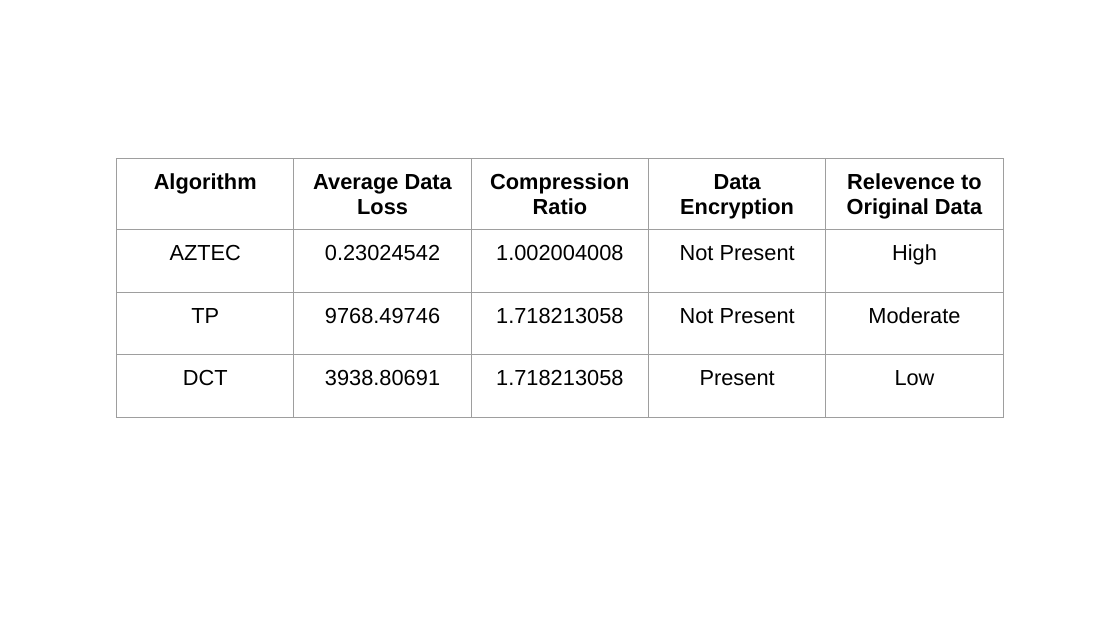
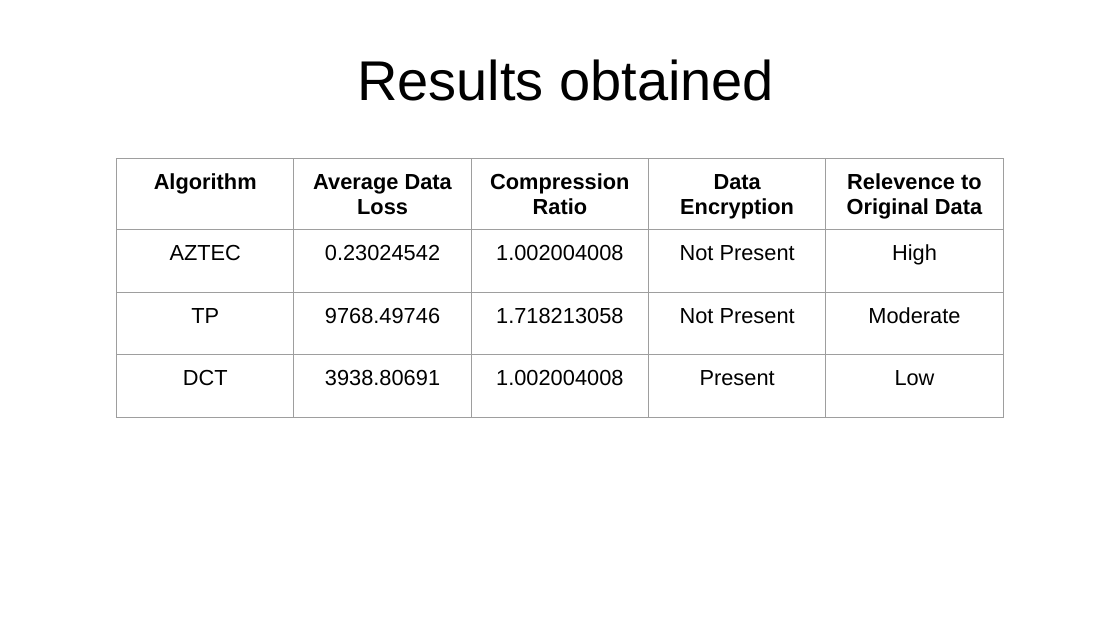
Before and after one commit to shashank-simha/ECG-Compression, a slide deck: slide 8 of Figures/Mini Project.pptx. Drawn at 1120x630 pixels with LibreOffice and Linux fonts; fonts in the diff are those of the drawing. Boxes give left, top, right and bottom in pixels: in the first picture for what was removed or moved away, otherwise in the second. Text is boxed around its words. In the diff, an @@ line names an element or a change of style, - is before the commit and + after.

Commit message:
Update ppt

```diff
--- a/Figures/Mini Project.pptx
+++ b/Figures/Mini Project.pptx
@@ text added at bbox=[357, 59, 774, 101], 36 pt, text #000000 @@
+Results obtained
@@ table at bbox=[116, 159, 1001, 526] @@
-row 4, column 3: 1.718213058
+row 4, column 3: 1.002004008
```
